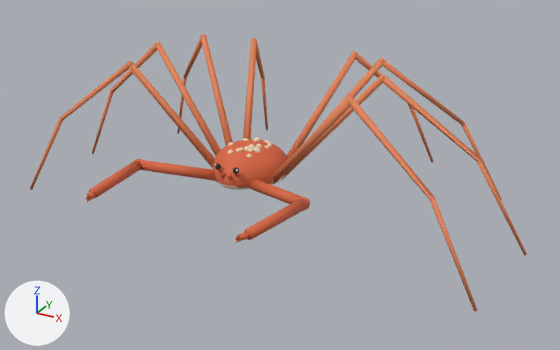
The glTF model assets/items/models/sea-spider-crab.glb as it was, and as the next commit left it.
Camera for both pictures: a 50 mm lens placed at (0.572, -1.007, 0.433), pointed at (0.027, -0.016, -0.063). Lighting does not change. The marker at lower left points along +X, +Y and +Z. The first picture is the older version. Vertices at exactly the same position are counted once.

The older version as bpy lines, for what is in view:
```python
mat_leg = principled_material('leg')
mat_leg.base_color = (0.807, 0.242, 0.102)  # orange #e8875a
mat_leg.roughness = 0.75
me_crab = bpy.data.meshes.new('crab')
me_crab.from_pydata(...)  # 2352 vertices, 4408 faces; spans x -0.41..0.41, y -0.236..0.366, z -0.088..0.167
# faces by material slot: [374, 482, 1008, 336, 160, 1056, 920, 72]
me_crab.materials.append(mat_belly)  # beige #f2d8c0
me_crab.materials.append(mat_carapace)  # orange #d9663f
me_crab.materials.append(mat_spot)  # beige #f4d9b8
me_crab.materials.append(mat_eye)  # black #2f2a26
me_crab.materials.append(mat_eyehighlight)  # white #ffffff
me_crab.materials.append(mat_leg)  # orange #e8875a
me_crab.materials.append(mat_claw)  # orange #d9663f
me_crab.materials.append(mat_clawtip)  # beige #f4d9b8
ob_crab = bpy.data.objects.new('crab', me_crab)
ob_crab.parent = ob_sea_spider_crab
ob_crab.location = (0.0, 0.0, 0.0)
ob_sea_spider_crab = bpy.data.objects.new('sea-spider-crab', None)
ob_sea_spider_crab.location = (0.0, -0.065, -0.0395)
```
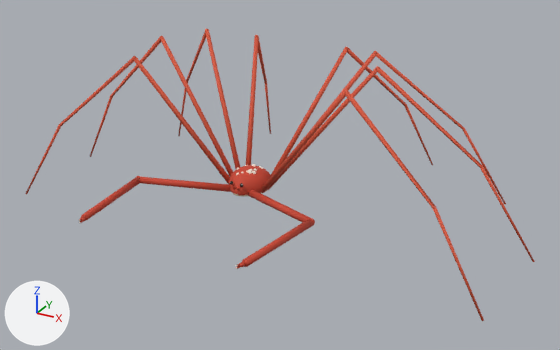
ob_sea_spider_crab is not drawn itself; it is the parent of ob_crab.

The change, as a list of edits to the scene's bpy script:
```text
Change mat_leg:
    mat_leg.base_color: (0.807, 0.242, 0.102) -> (0.694, 0.0953, 0.0423)  # orange #e8875a -> red #d9573a
Change me_crab:
    used by ob_crab; parent = ob_sea_spider_crab; location = (0.0, 0.0, 0.0)
    remove me_crab.from_pydata(...)  # 2352 vertices, 4408 faces; spans x -0.41..0.41, y -0.236..0.366, z -0.088..0.167
    add me_crab.from_pydata(...)  # 2188 vertices, 4120 faces; spans x -0.527..0.527, y -0.305..0.47, z -0.092..0.253
    me_crab part 1: the loose piece of 7 vertices spanning x -0.012..-0.001, y -0.076..-0.061, z 0.009..0.019 is scaled about its middle by (0.718, 0.809, 0.751), then moved by (0.002, 0.017, -0.003)
    me_crab part 2: the loose piece of 392 vertices spanning x -0.06..0.06, y -0.069..0.069, z -0.019..0.042 is rebuilt with 392 vertices and now spans x -0.042..0.042, y -0.051..0.051, z -0.015..0.034
    me_crab part 3: the loose piece of 32 vertices spanning x 0.03..0.179, y 0.043..0.366, z -0.086..0.155 is rebuilt with 32 vertices and now spans x 0.021..0.22, y 0.031..0.47, z -0.089..0.236
    me_crab part 4: the loose piece of 32 vertices spanning x -0.388..-0.043, y -0.088..-0.007, z -0.086..0.155 is rebuilt with 32 vertices and now spans x -0.498..-0.03, y -0.11..-0.005, z -0.089..0.236
    me_crab part 5: the loose piece of 32 vertices spanning x 0.043..0.388, y -0.088..-0.007, z -0.086..0.155 is rebuilt with 32 vertices and now spans x 0.03..0.498, y -0.11..-0.005, z -0.089..0.236
    me_crab part 6: the loose piece of 32 vertices spanning x -0.179..-0.03, y 0.043..0.366, z -0.086..0.155 is rebuilt with 32 vertices and now spans x -0.22..-0.021, y 0.031..0.47, z -0.089..0.236
    me_crab part 7: the loose piece of 16 vertices spanning x -0.145..-0.028, y -0.099..-0.033, z -0.011..0.021 is rebuilt with 16 vertices and now spans x -0.189..-0.018, y -0.112..-0.024, z -0.009..0.017
    me_crab part 8: the loose piece of 16 vertices spanning x 0.028..0.145, y -0.099..-0.033, z -0.011..0.021 is rebuilt with 16 vertices and now spans x 0.018..0.189, y -0.112..-0.024, z -0.009..0.017
    me_crab part 9: 36 loose pieces with 1084 vertices, spanning x -0.333..0.331, y -0.236..0.299, z -0.088..0.167, are deleted
    me_crab part 10: 56 vertices removed from x -0.41..0.41, y 0.001..0.098, z -0.088..0.165; 804 vertices added at x -0.527..0.527, y -0.305..0.376, z -0.092..0.253
    other edits to the shape of me_crab do not show in these pictures
Change ob_sea_spider_crab:
    ob_sea_spider_crab.location: (0.0, -0.065, -0.0395) -> (0.0, -0.0658, -0.0645)
    ob_sea_spider_crab.scale: (1.0, 1.0, 1.0) -> (0.8, 0.8, 0.8)
```

Changed parts and their boxes [x1, y1, x2, y2] in the pictures (560 x 350 px; the box of a moved part takes in the faces that stretch with it):
'crab', recoloured, reshaped, moved, rescaled
    before: [30, 34, 527, 311]
    after: [26, 29, 535, 321]
part 1 of me_crab, moved or reshaped
    before: [216, 173, 226, 178]
    after: [231, 186, 236, 189]
part 2 of me_crab, rebuilt (43% narrower, 37% shorter)
    before: [213, 139, 288, 190]
    after: [229, 165, 271, 197]
part 3 of me_crab, rebuilt (11% wider, 17% taller)
    before: [287, 53, 433, 162]
    after: [271, 48, 433, 176]
part 4 of me_crab, rebuilt (10% wider, 7% taller)
    before: [30, 62, 215, 190]
    after: [26, 57, 230, 194]
part 5 of me_crab, rebuilt (8% wider, 8% taller)
    before: [272, 99, 477, 311]
    after: [262, 91, 484, 321]
part 6 of me_crab, rebuilt
    before: [243, 40, 268, 139]
    after: [246, 36, 271, 165]
part 7 of me_crab, rebuilt (21% wider, 27% shorter)
    before: [141, 160, 216, 181]
    after: [140, 177, 231, 192]
part 8 of me_crab, rebuilt
    before: [249, 179, 302, 204]
    after: [248, 190, 310, 223]
part 9 of me_crab, deleted
    before: [84, 34, 502, 243]
part 10 of me_crab, reshaped
    before: [92, 43, 527, 256]
    after: [78, 29, 535, 269]
